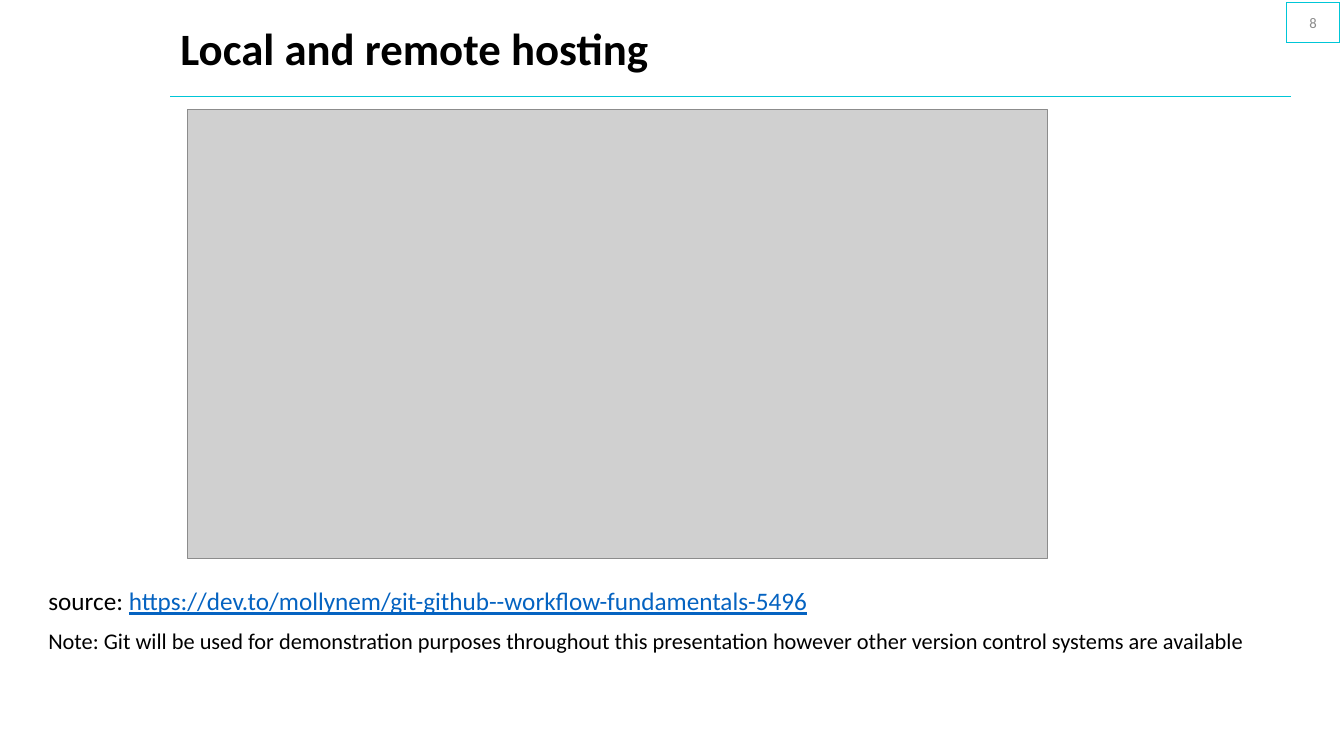
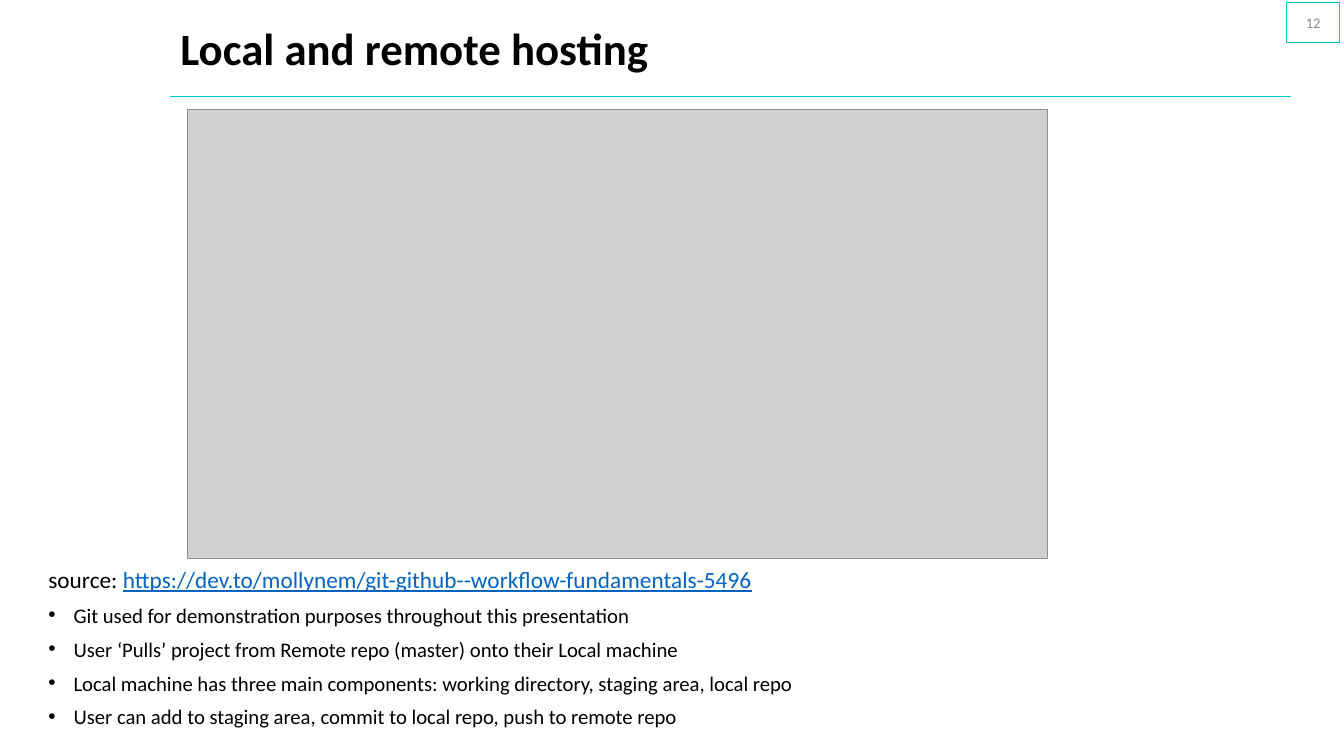
Before and after one commit to saidataanalytics/versioncontrol, a slide deck: slide 12 of SAI_Slides_Version_Control.pptx (slide 8 before the commit). Drawn at 1344x756 pixels with LibreOffice and Linux fonts; fonts in the diff are those of the drawing; grey boxes stand for pictures; background and template pictures are left out. Boxes give left, top, right and bottom in pixels: in the first picture for what was removed or moved away, otherwise in the second. Text is boxed around its words. In the diff, an @@ line names an element or a change of style, - is before the commit and + after.

Commit message:
Final slides

```diff
--- a/SAI_Slides_Version_Control.pptx
+++ b/SAI_Slides_Version_Control.pptx
@@ page number at [1306,18,1321,28]: text changed @@
-8
+12
@@ text at [48,572,751,592]: size 18 to 16.6 pt in "source: https://dev.to/mollynem/git-github--workflow-fundame ..."; line spacing 0.9 to 0.8 @@
@@ text at [74,608,792,728]: text changed; size 16 to 14.8 pt @@
-Note: Git will be used for demonstration purposes throughout this presentation however other version control systems are available
+• Git used for demonstration purposes throughout this presentation
+• User ‘Pulls’ project from Remote repo (master) onto their Local machine
+• Local machine has three main components: working directory, staging area, local repo
+• User can add to staging area, commit to local repo, push to remote repo
```
Also in this commit, not shown: 4 other slides changed, 7 slides added, 1 other file.
